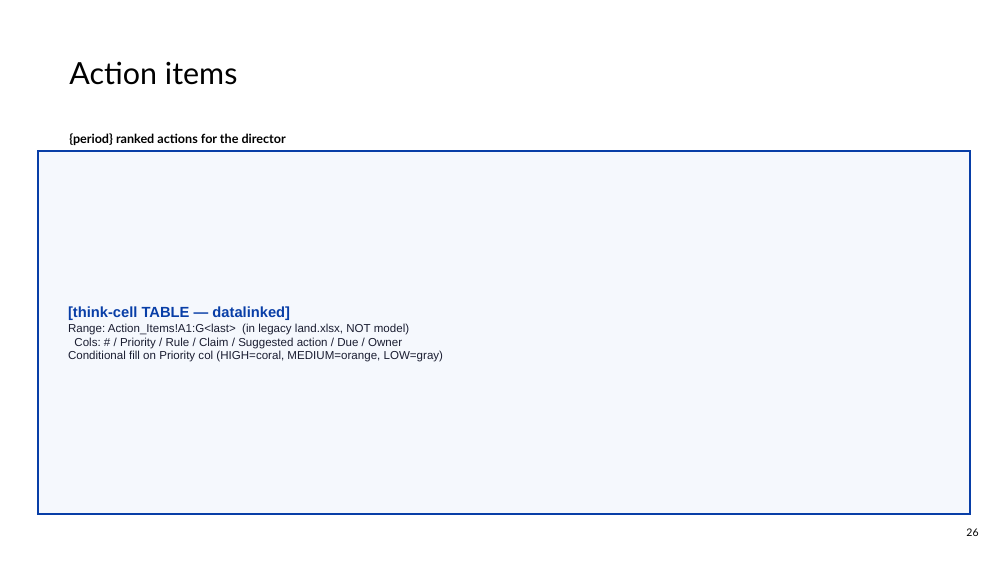
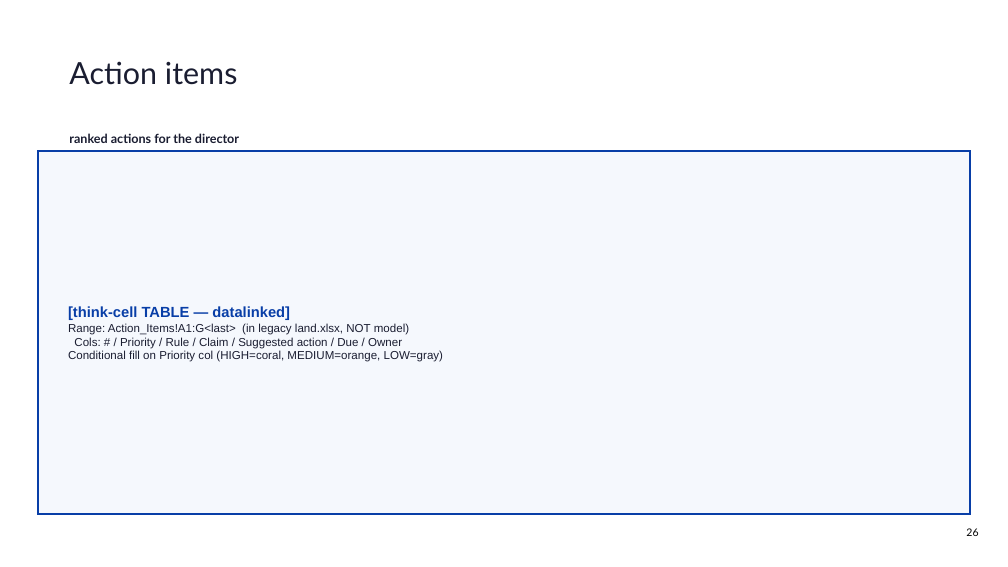
Before and after one commit to Andre-Profitt/sales-ops-copilot, a slide deck: slide 26 of assets/LAND_thinkcell_seed.pptx. Drawn at 1008x567 pixels with LibreOffice and Linux fonts; fonts in the diff are those of the drawing; background and template pictures are left out. Boxes give left, top, right and bottom in pixels: in the first picture for what was removed or moved away, otherwise in the second. Text is boxed around its words. In the diff, an @@ line names an element or a change of style, - is before the commit and + after.

```diff
--- a/assets/LAND_thinkcell_seed.pptx
+++ b/assets/LAND_thinkcell_seed.pptx
@@ text "Action items" at [69, 61, 237, 85]: text colour #000000 to #1A1D31 @@
@@ text at [69, 133, 239, 143]: text changed; text colour #000000 to #1A1D31 @@
-{period} ranked actions for the director
+ranked actions for the director
```
Also in this commit, not shown: 27 other slides changed, 2 other files.
